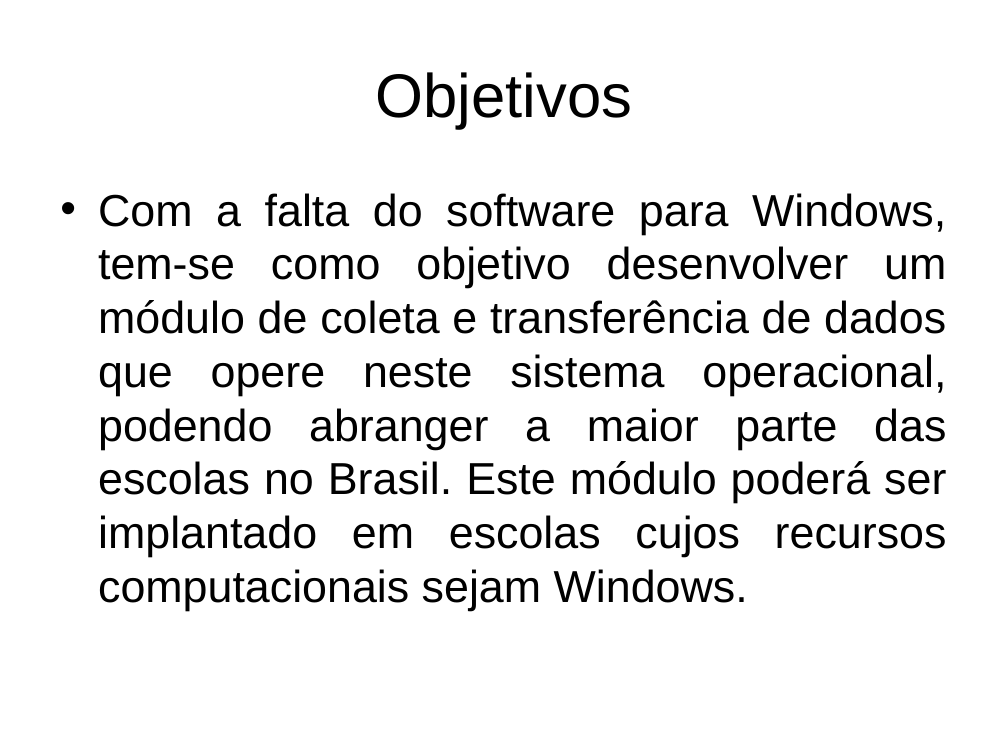
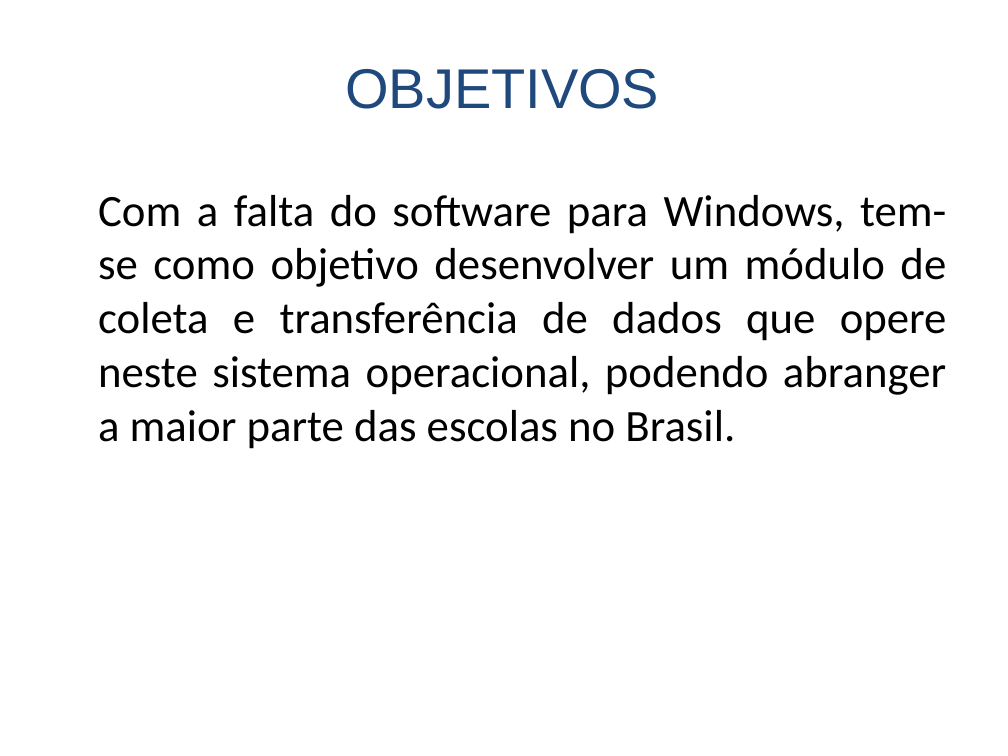
Before and after one commit to Fabricioultrasoft/tcc-fij, a slide deck: slide 11 of Apresentação TCC.ppt (slide 3 before the commit). Drawn at 1008x756 pixels with LibreOffice and Linux fonts; fonts in the diff are those of the drawing. Boxes give left, top, right and bottom in pixels: in the first picture for what was removed or moved away, otherwise in the second. Text is boxed around its words. In the diff, an @@ line names an element or a change of style, - is before the commit and + after.

```diff
--- a/Apresentação TCC.ppt
+++ b/Apresentação TCC.ppt
@@ title at (345, 69, 659, 109): text changed; size 44 to 40 pt; text colour #000000 to #1F497D @@
-Objetivos
+OBJETIVOS
@@ text at (98, 195, 947, 449): text changed; font Arial to Calibri @@
-• Com a falta do software para Windows, tem-se como objetivo desenvolver um módulo de coleta e transferência de dados que opere neste sistema operacional, podendo abranger a maior parte das escolas no Brasil. Este módulo poderá ser implantado em escolas cujos recursos computacionais sejam Windows.
+Com a falta do software para Windows, tem-se como objetivo desenvolver um módulo de coleta e transferência de dados que opere neste sistema operacional, podendo abranger a maior parte das escolas no Brasil.
```
Also in this commit, not shown: 5 other slides changed, 14 slides added.
